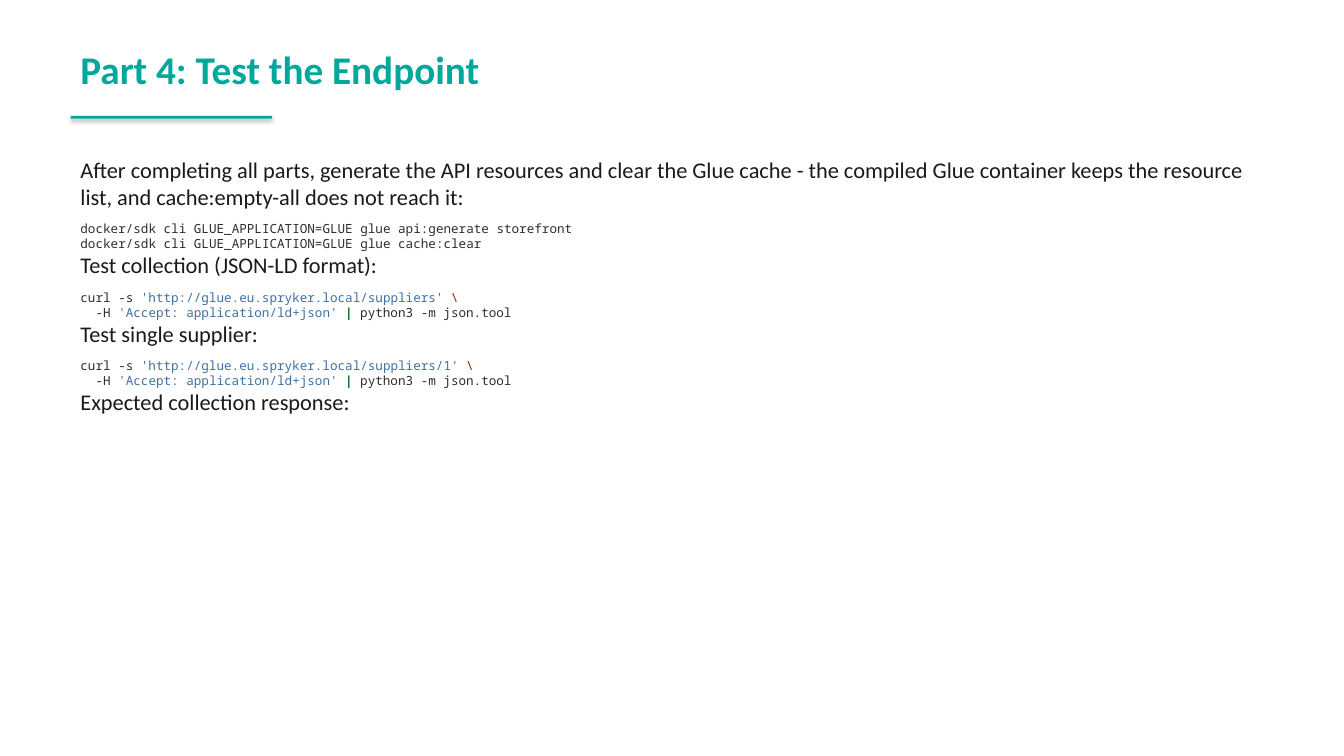
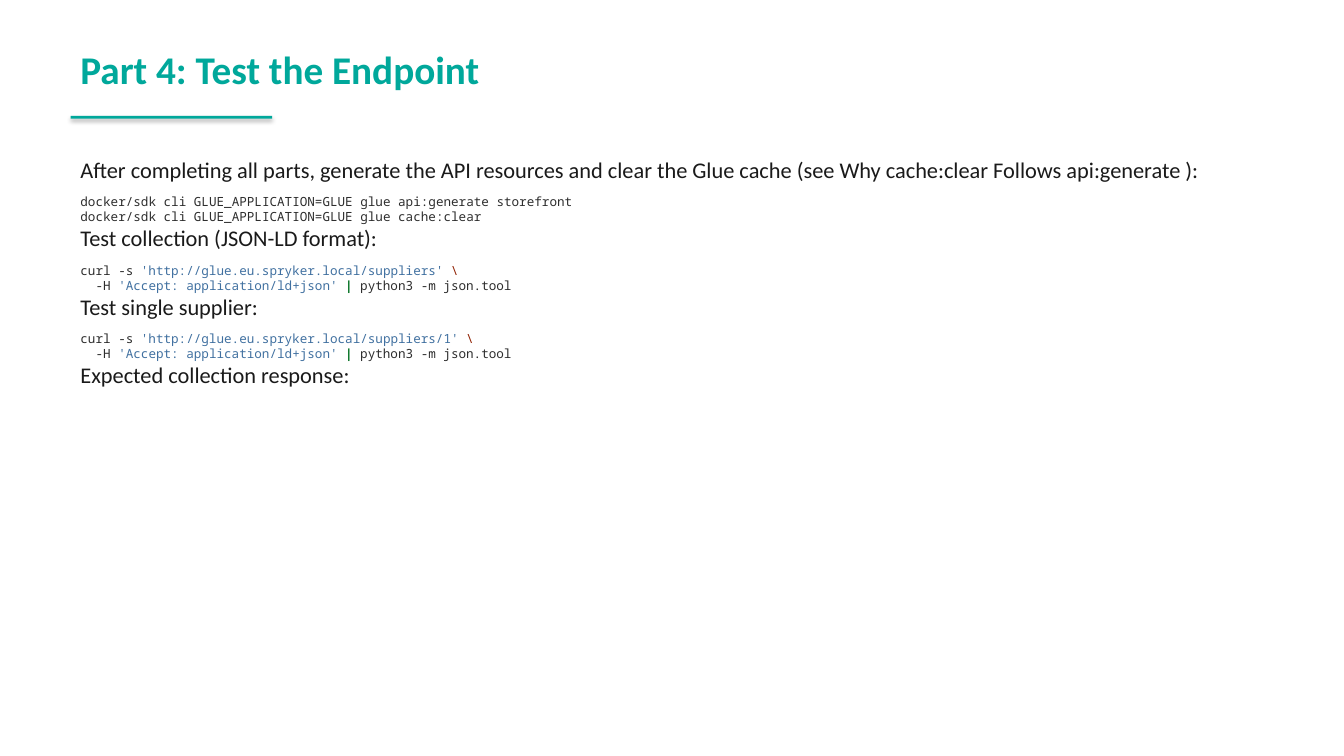
Before and after one commit to spryker-academy/instructor-exercises, a slide deck: slide 150 of guides-pptx/spryker-academy-professional.pptx (slide 148 before the commit). Drawn at 1344x756 pixels with LibreOffice and Linux fonts; fonts in the diff are those of the drawing. Boxes give left, top, right and bottom in pixels: in the first picture for what was removed or moved away, otherwise in the second. Text is boxed around its words. In the diff, an @@ line names an element or a change of style, - is before the commit and + after.

```diff
--- a/guides-pptx/spryker-academy-professional.pptx
+++ b/guides-pptx/spryker-academy-professional.pptx
@@ text at [80, 162, 1180, 182]: text changed @@
-After completing all parts, generate the API resources and clear the Glue cache - the compiled Glue container keeps the resource list, and cache:empty-all does not reach it:
+After completing all parts, generate the API resources and clear the Glue cache (see Why cache:clear Follows api:generate ):
```
Also in this commit, not shown: 11 other slides changed, 4 slides added, 2 slides removed, 24 other files.
